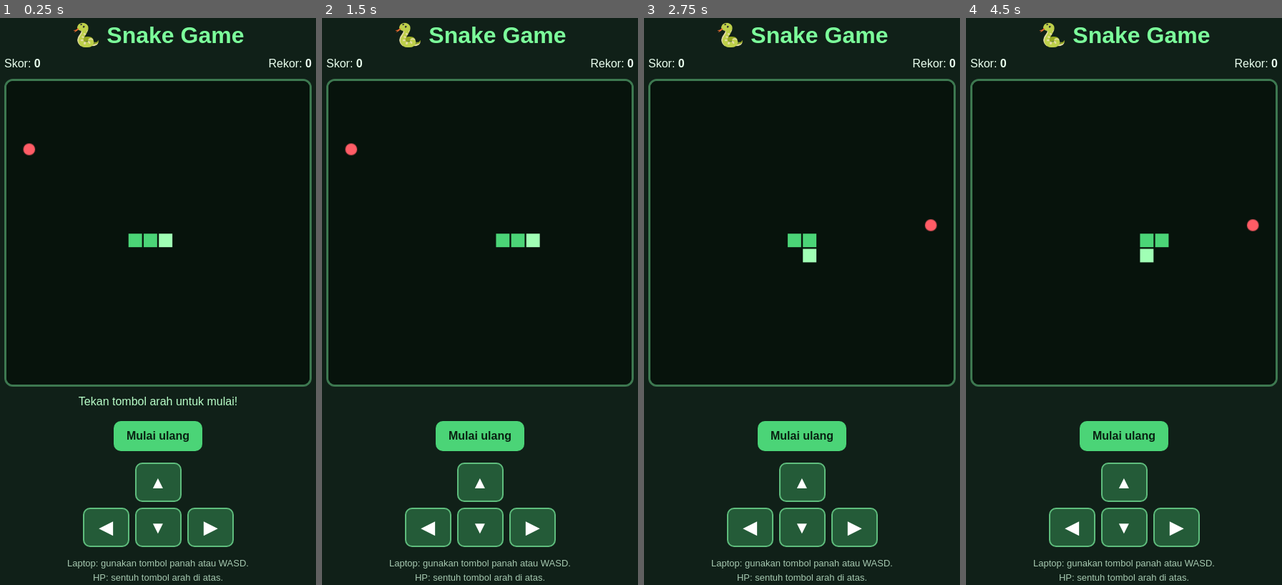
Above: before the commit, frames 1-4 (left to right).
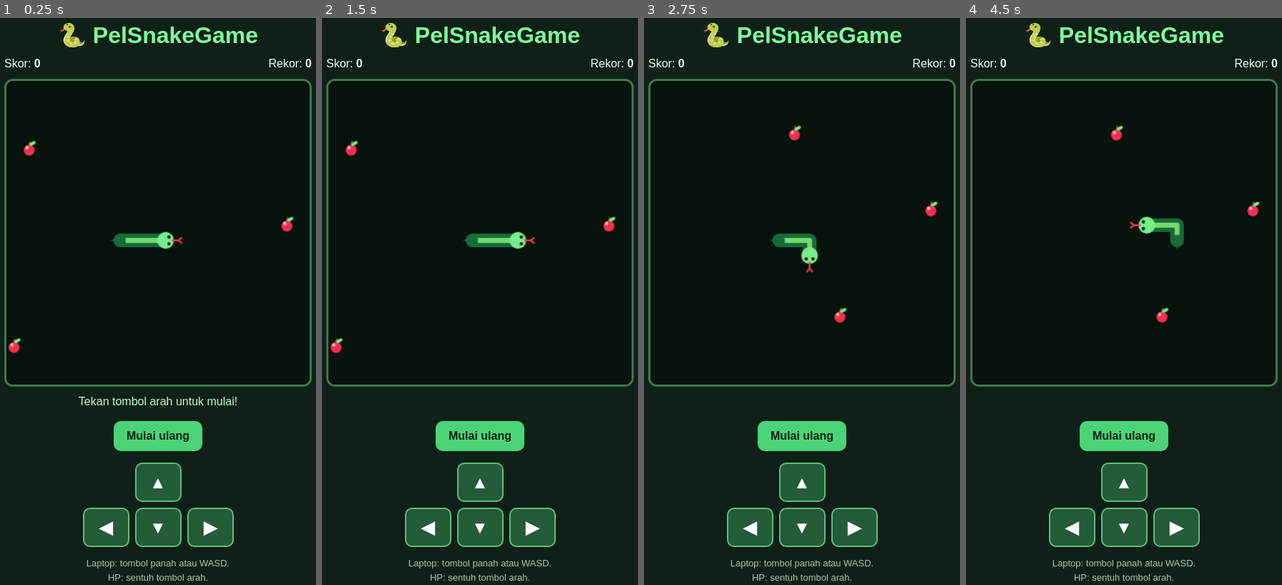
Above: after the commit, the same moments.

Repository: nickesyazeivellindaylova-max/snake-game
Game: browser game, page index.html
The game is run twice, just before and just after one commit, with the same random seed, the same clock (stepped at 60 frames per second) and the same inputs.
Inputs:
- Up to frame 1 (0.25 s): no input
- Up to frame 2 (1.5 s): hold Right from 1.03 s (still down); tap Space at 1.1 s
- Up to frame 3 (2.75 s): release Right at 1.53 s; hold Down 1.58-1.85 s; tap Space at 1.6, 2.1, 2.6 s; hold Left 1.9-2.47 s; click "Mulai ulang" at 2.02 s; tap S at 2.52 s; hold Up from 2.52 s (still down)
- Up to frame 4 (4.5 s): release Up at 2.82 s; hold Right 2.87-3.53 s; tap Space at 3.1, 3.6, 4.1 s; tap Z at 3.52 s; hold Up 3.58-3.82 s; hold Left 3.87-4.3 s; hold Down from 4.35 s (still down)

The runs differ from the first frame. In frame 1, 2.4% of the frame differs, in the area x 2-93%, y 0-100%; in frame 2, 2.5%; in frame 3, 2.5%; in frame 4, 2.8%, in the area x 18-93%, y 0-100%.

Commit message:
Update index.html

Diff:
--- a/index.html
+++ b/index.html
@@ -6,9 +6,7 @@
   <title>Snake Game</title>
 
   <style>
-    * {
-      box-sizing: border-box;
-    }
+    * { box-sizing: border-box; }
 
     body {
       margin: 0;
@@ -37,7 +35,6 @@
       display: flex;
       justify-content: space-between;
       margin: 12px 0;
-      font-size: 16px;
     }
 
     canvas {
@@ -87,30 +84,10 @@
       -webkit-user-select: none;
     }
 
-    .controls button:active {
-      background: #4bd477;
-      color: #092012;
-    }
-
-    .up {
-      grid-column: 2;
-      grid-row: 1;
-    }
-
-    .left {
-      grid-column: 1;
-      grid-row: 2;
-    }
-
-    .down {
-      grid-column: 2;
-      grid-row: 2;
-    }
-
-    .right {
-      grid-column: 3;
-      grid-row: 2;
-    }
+    .up { grid-column: 2; grid-row: 1; }
+    .left { grid-column: 1; grid-row: 2; }
+    .down { grid-column: 2; grid-row: 2; }
+    .right { grid-column: 3; grid-row: 2; }
 
     .hint {
       font-size: 13px;
@@ -122,7 +99,7 @@
 
 <body>
   <main class="game">
-    <h1>🐍 Snake Game</h1>
+    <h1>🐍 PelSnakeGame</h1>
 
     <div class="scores">
       <span>Skor: <b id="score">0</b></span>
@@ -132,7 +109,6 @@
     <canvas id="board" width="360" height="360"></canvas>
 
     <p id="message">Tekan tombol arah untuk mulai!</p>
-
     <button id="restart">Mulai ulang</button>
 
     <div class="controls">
@@ -143,8 +119,8 @@
     </div>
 
     <p class="hint">
-      Laptop: gunakan tombol panah atau WASD.<br>
-      HP: sentuh tombol arah di atas.
+      Laptop: tombol panah atau WASD.<br>
+      HP: sentuh tombol arah.
     </p>
   </main>
 
@@ -169,6 +145,7 @@
     let gameOver;
     let gameStarted;
     let gameTimer;
+    let gameSpeed;
 
     bestText.textContent = best;
 
@@ -178,31 +155,46 @@
       snake = [
         { x: 10, y: 10 },
         { x: 9, y: 10 },
-        { x: 8, y: 10 }
+        { x: 8, y: 10 },
+        { x: 7, y: 10 }
       ];
 
       direction = "right";
       nextDirection = "right";
       score = 0;
+      gameSpeed = 230;
       gameOver = false;
       gameStarted = false;
 
       scoreText.textContent = score;
       message.textContent = "Tekan tombol arah untuk mulai!";
 
+      food = [];
       placeFood();
       draw();
 
-      gameTimer = setInterval(updateGame, 160);
+      gameTimer = setInterval(updateGame, gameSpeed);
     }
 
     function placeFood() {
-      do {
-        food = {
+      while (food.length < 3) {
+        const apple = {
           x: Math.floor(Math.random() * tileCount),
           y: Math.floor(Math.random() * tileCount)
         };
-      } while (snake.some(part => part.x === food.x && part.y === food.y));
+
+        const onSnake = snake.some(part =>
+          part.x === apple.x && part.y === apple.y
+        );
+
+        const alreadyThere = food.some(item =>
+          item.x === apple.x && item.y === apple.y
+        );
+
+        if (!onSnake && !alreadyThere) {
+          food.push(apple);
+        }
+      }
     }
 
     function changeDirection(newDirection) {
@@ -234,22 +226,24 @@
       if (direction === "left") head.x--;
       if (direction === "right") head.x++;
 
-      // Menabrak dinding
       if (
-        head.x < 0 ||
-        head.y < 0 ||
-        head.x >= tileCount ||
-        head.y >= tileCount
+        head.x < 0 || head.y < 0 ||
+        head.x >= tileCount || head.y >= tileCount
       ) {
         endGame();
         return;
       }
 
-      const eating = head.x === food.x && head.y === food.y;
+      const ateIndex = food.findIndex(item =>
+        item.x === head.x && item.y === head.y
+      );
+
+      const eating = ateIndex !== -1;
       const bodyToCheck = eating ? snake : snake.slice(0, -1);
 
-      // Menabrak badan sendiri
-      if (bodyToCheck.some(part => part.x === head.x && part.y === head.y)) {
+      if (bodyToCheck.some(part =>
+        part.x === head.x && part.y === head.y
+      )) {
         endGame();
         return;
       }
@@ -257,6 +251,7 @@
       snake.unshift(head);
 
       if (eating) {
+        food.splice(ateIndex, 1);
         score++;
         scoreText.textContent = score;
 
@@ -266,6 +261,11 @@
           localStorage.setItem("snakeBest", best);
         }
 
+        // Ular bertambah cepat sedikit setiap makan apel
+        clearInterval(gameTimer);
+        gameSpeed = Math.max(140, gameSpeed - 5);
+        gameTimer = setInterval(updateGame, gameSpeed);
+
         placeFood();
       } else {
         snake.pop();
@@ -274,32 +274,158 @@
       draw();
     }
 
+    function drawApple(apple) {
+      const x = apple.x * tileSize + tileSize / 2;
+      const y = apple.y * tileSize + tileSize / 2;
+
+      // Buah
+      ctx.fillStyle = "#f52f4f";
+      ctx.beginPath();
+      ctx.arc(x, y + 1, 6.5, 0, Math.PI * 2);
+      ctx.fill();
+
+      // Kilau
+      ctx.fillStyle = "#ffb4bd";
+      ctx.beginPath();
+      ctx.arc(x - 2.5, y - 2, 2, 0, Math.PI * 2);
+      ctx.fill();
+
+      // Tangkai
+      ctx.strokeStyle = "#8b5a2b";
+      ctx.lineWidth = 2;
+      ctx.beginPath();
+      ctx.moveTo(x, y - 5);
+      ctx.lineTo(x + 1, y - 9);
+      ctx.stroke();
+
+      // Daun
+      ctx.fillStyle = "#78ed8b";
+      ctx.beginPath();
+      ctx.ellipse(x + 4, y - 7, 4, 2, -0.5, 0, Math.PI * 2);
+      ctx.fill();
+    }
+
+    function drawSnake() {
+  const points = snake.map(part => ({
+    x: part.x * tileSize + tileSize / 2,
+    y: part.y * tileSize + tileSize / 2
+  }));
+
+  // Badan ular menyambung
+  if (points.length > 1) {
+    ctx.lineCap = "round";
+    ctx.lineJoin = "round";
+
+    ctx.strokeStyle = "#176b3a";
+    ctx.lineWidth = tileSize * 0.9;
+    ctx.beginPath();
+    ctx.moveTo(points[0].x, points[0].y);
+    points.slice(1).forEach(p => ctx.lineTo(p.x, p.y));
+    ctx.stroke();
+
+    // Motif hijau muda di badan
+    ctx.strokeStyle = "#75d96b";
+    ctx.lineWidth = tileSize * 0.32;
+    ctx.beginPath();
+    ctx.moveTo(points[0].x, points[0].y);
+    points.slice(1).forEach(p => ctx.lineTo(p.x, p.y));
+    ctx.stroke();
+  }
+
+  // Ekor meruncing, digambar paling akhir supaya terlihat
+  if (points.length > 1) {
+    const tail = points[points.length - 1];
+    const beforeTail = points[points.length - 2];
+    const angle = Math.atan2(tail.y - beforeTail.y, tail.x - beforeTail.x);
+
+    ctx.fillStyle = "#176b3a";
+    ctx.beginPath();
+    ctx.moveTo(
+      tail.x + Math.cos(angle) * 12,
+      tail.y + Math.sin(angle) * 12
+    );
+    ctx.lineTo(
+      tail.x + Math.cos(angle + 2.5) * 8,
+      tail.y + Math.sin(angle + 2.5) * 8
+    );
+    ctx.lineTo(
+      tail.x + Math.cos(angle - 2.5) * 8,
+      tail.y + Math.sin(angle - 2.5) * 8
+    );
+    ctx.closePath();
+    ctx.fill();
+  }
+
+  // Kepala
+  const head = points[0];
+  ctx.fillStyle = "#78ed8b";
+  ctx.beginPath();
+  ctx.arc(head.x, head.y, tileSize * 0.55, 0, Math.PI * 2);
+  ctx.fill();
+
+  // Mata dan arah lidah
+  let eye1, eye2;
+  let tongueStart, tongueEnd, fork1, fork2;
+
+  if (direction === "right") {
+    eye1 = { x: head.x + 4, y: head.y - 4 };
+    eye2 = { x: head.x + 4, y: head.y + 4 };
+    tongueStart = { x: head.x + 8, y: head.y };
+    tongueEnd = { x: head.x + 15, y: head.y };
+    fork1 = { x: head.x + 19, y: head.y - 3 };
+    fork2 = { x: head.x + 19, y: head.y + 3 };
+  } else if (direction === "left") {
+    eye1 = { x: head.x - 4, y: head.y - 4 };
+    eye2 = { x: head.x - 4, y: head.y + 4 };
+    tongueStart = { x: head.x - 8, y: head.y };
+    tongueEnd = { x: head.x - 15, y: head.y };
+    fork1 = { x: head.x - 19, y: head.y - 3 };
+    fork2 = { x: head.x - 19, y: head.y + 3 };
+  } else if (direction === "up") {
+    eye1 = { x: head.x - 4, y: head.y - 4 };
+    eye2 = { x: head.x + 4, y: head.y - 4 };
+    tongueStart = { x: head.x, y: head.y - 8 };
+    tongueEnd = { x: head.x, y: head.y - 15 };
+    fork1 = { x: head.x - 3, y: head.y - 19 };
+    fork2 = { x: head.x + 3, y: head.y - 19 };
+  } else {
+    eye1 = { x: head.x - 4, y: head.y + 4 };
+    eye2 = { x: head.x + 4, y: head.y + 4 };
+    tongueStart = { x: head.x, y: head.y + 8 };
+    tongueEnd = { x: head.x, y: head.y + 15 };
+    fork1 = { x: head.x - 3, y: head.y + 19 };
+    fork2 = { x: head.x + 3, y: head.y + 19 };
+  }
+
+  // Mata
+  ctx.fillStyle = "#102018";
+  [eye1, eye2].forEach(eye => {
+    ctx.beginPath();
+    ctx.arc(eye.x, eye.y, 2, 0, Math.PI * 2);
+    ctx.fill();
+  });
+
+  // Lidah merah bercabang
+  ctx.strokeStyle = "#ff3658";
+  ctx.lineWidth = 2;
+  ctx.lineCap = "round";
+  ctx.beginPath();
+  ctx.moveTo(tongueStart.x, tongueStart.y);
+  ctx.lineTo(tongueEnd.x, tongueEnd.y);
+  ctx.moveTo(tongueEnd.x, tongueEnd.y);
+  ctx.lineTo(fork1.x, fork1.y);
+  ctx.moveTo(tongueEnd.x, tongueEnd.y);
+  ctx.lineTo(fork2.x, fork2.y);
+  ctx.stroke();
+}
+
+
     function draw() {
       ctx.fillStyle = "#07130c";
       ctx.fillRect(0, 0, canvas.width, canvas.height);
 
-      // Makanan
-      ctx.fillStyle = "#ff5c66";
-      ctx.beginPath();
-      ctx.arc(
-        food.x * tileSize + tileSize / 2,
-        food.y * tileSize + tileSize / 2,
-        tileSize / 2 - 2,
-        0,
-        Math.PI * 2
-      );
-      ctx.fill();
-
-      // Ular
-      snake.forEach((part, index) => {
-        ctx.fillStyle = index === 0 ? "#a0ffb5" : "#4bd477";
-        ctx.fillRect(
-          part.x * tileSize + 1,
-          part.y * tileSize + 1,
-          tileSize - 2,
-          tileSize - 2
-        );
-      });
+      food.forEach(drawApple);
+      drawSnake();
     }
 
     function endGame() {
@@ -309,21 +435,14 @@
       message.textContent = "Game Over! Tekan Mulai ulang untuk bermain lagi.";
     }
 
-    // Kontrol keyboard laptop
     document.addEventListener("keydown", function(event) {
       const keys = {
         ArrowUp: "up",
         ArrowDown: "down",
         ArrowLeft: "left",
         ArrowRight: "right",
-        w: "up",
-        s: "down",
-        a: "left",
-        d: "right",
-        W: "up",
-        S: "down",
-        A: "left",
-        D: "right"
+        w: "up", s: "down", a: "left", d: "right",
+        W: "up", S: "down", A: "left", D: "right"
       };
 
       if (keys[event.key]) {
@@ -332,7 +451,6 @@
       }
     });
 
-    // Kontrol tombol sentuh HP
     document.querySelectorAll("[data-direction]").forEach(button => {
       button.addEventListener("pointerdown", function(event) {
         event.preventDefault();
